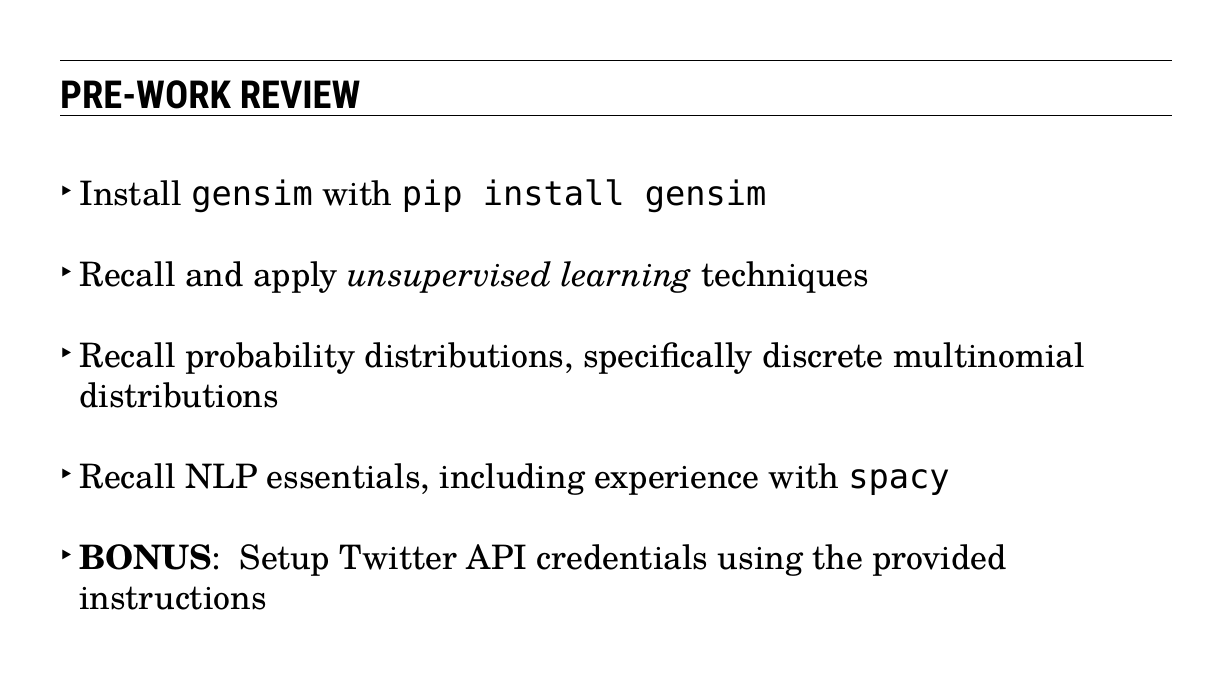
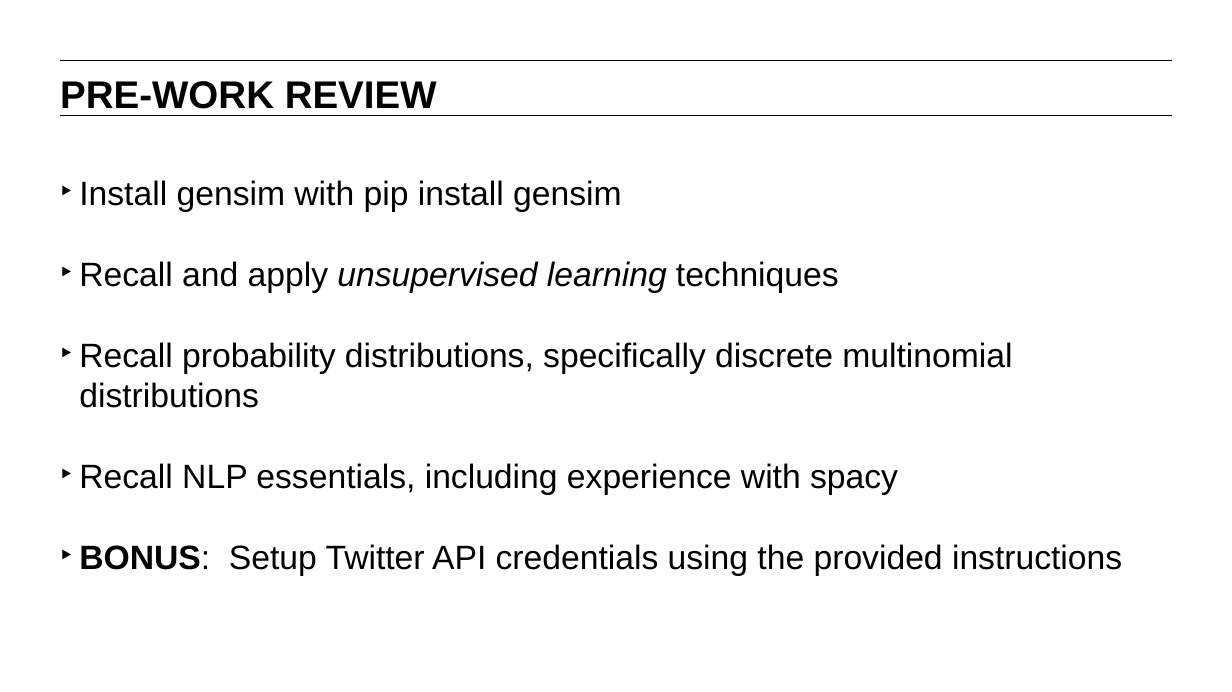
Before and after one commit to matanefron/data-sets, a slide deck: slide 3 of lessons/lesson-12/12-latent-variables-and-natural-language-processing.pptx (slide 7 before the commit). Drawn at 1232x692 pixels with LibreOffice and Linux fonts; fonts in the diff are those of the drawing. Boxes give left, top, right and bottom in pixels: in the first picture for what was removed or moved away, otherwise in the second. Text is boxed around its words. In the diff, an @@ line names an element or a change of style, - is before the commit and + after.

```diff
--- a/lessons/lesson-12/12-latent-variables-and-natural-language-processing.pptx
+++ b/lessons/lesson-12/12-latent-variables-and-natural-language-processing.pptx
@@ text "PRE-WORK REVIEW" at (60,81,437,109): font Roboto Condensed to Arial @@
@@ text "Install gensim with pip install ..." at (79,180,1122,576): font TeX Gyre Schola to Arial in "Install with", "Recall and apply unsupervised learning techniques", "Recall probability distributions, specifically discrete mult ...", "Recall NLP essentials, including experience with" and 1 more places; font DejaVu Sans Mono to Arial in "gensim pip install gensim", "spacy" @@
```
Also in this commit, not shown: 11 other slides changed, 4 slides removed.
